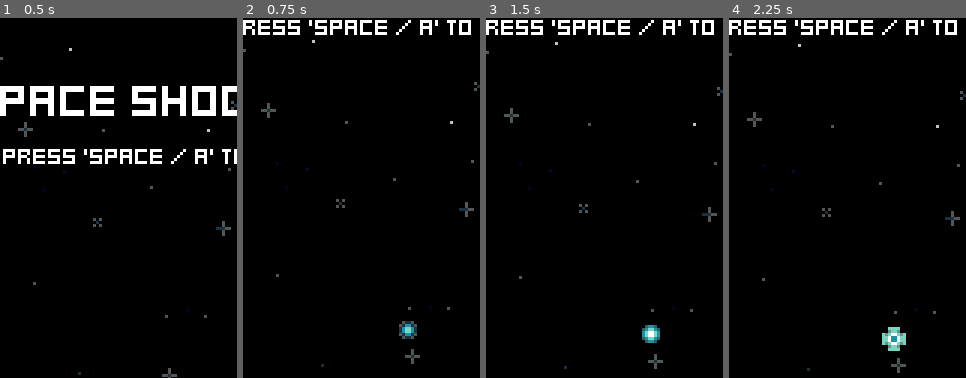
Above: before the commit, frames 1-4 (left to right).
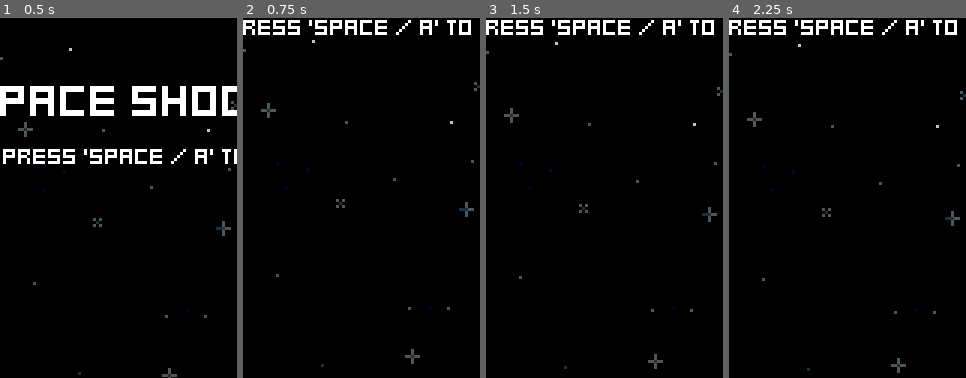
Above: after the commit, the same moments.

Repository: jacristi/godot-space-shooter
Game: Godot game, scene res://ui/menu.tscn
Same seed, same stepped clock (60 frames per second), same inputs: the game is played once before the commit and once after it.
Inputs:
- Up to frame 1 (0.5 s): no input
- Up to frame 2 (0.75 s): tap Space (fire) at 0.5, 0.6 s; hold D (move_right) from 0.53 s (still down)
- Up to frame 3 (1.5 s): tap Space (fire) at 1.25, 1.35 s; release D (move_right) at 1.28 s; hold S (move_down) from 1.28 s (still down)
- Up to frame 4 (2.25 s): tap Space (fire) at 2, 2.1 s; release S (move_down) at 2.03 s; hold D (move_right) from 2.03 s (still down)
The pictures show only the part of the screen within x 17-67%, y 36-86%; the shares and areas given below are measured in that part.

Frame 1 is identical in both runs. In frame 2, 0.3% of the frame differs, in the area x 65-74%, y 84-90%; in frame 3, 0.3%; in frame 4, 0.5%, in the area x 64-75%, y 85-93%.

Commit message:
feat: adjusted spawner and spawn rate

Diff:
--- a/components/spawner_component.gd
+++ b/components/spawner_component.gd
@@ -29,7 +29,7 @@
 
     # Create instance, set its parent and position
     var instance = scene_to_spawn.instantiate()
-    parent.add_child(instance) # TODO figure out call_deferred for this
+    parent.add_child.call_deferred(instance)
     instance.set_deferred("global_position", global_spawn_position)
 
     return instance
--- a/enemies/enemy_generator.gd
+++ b/enemies/enemy_generator.gd
@@ -70,7 +70,7 @@
         handle_enemy_spawn.bind(
             HomingEnemyScene,
             homing_enemy_spawn_timer,
-            120
+            150
             )
         )
 
@@ -113,5 +113,6 @@
             -16
             )
         )
-    var spawn_rate = time_offset / (0.5 + (game_stats.score * 0.01))
-    timer.start()#spawn_rate + randf_range(0.25, 0.5))
+
+    var spawn_rate = time_offset / (0.5 + (game_stats.score * 0.005))
+    timer.start(spawn_rate + randf_range(0.25, 0.5))
--- a/scenes/game.tscn
+++ b/scenes/game.tscn
@@ -8,7 +8,6 @@
 [ext_resource type="PackedScene" uid="uid://di2ph76flv6jj" path="res://pickups/pickup_generator.tscn" id="5_824rs"]
 [ext_resource type="LabelSettings" uid="uid://cjof1qwn8asa1" path="res://fonts/default_label_settings.tres" id="5_tlyl2"]
 [ext_resource type="PackedScene" uid="uid://3etvr5r3lq15" path="res://ui/pause_menu.tscn" id="7_of8lj"]
-[ext_resource type="PackedScene" uid="uid://bn37hg8rvt4in" path="res://pickups/blue_pickup.tscn" id="9_u5spb"]
 
 [node name="Game" type="Node2D"]
 script = ExtResource("1_1juuu")
@@ -36,7 +35,3 @@
 offset_top = 77.0
 offset_right = 81.0
 offset_bottom = 77.0
-
-[node name="BluePickup" parent="." instance=ExtResource("9_u5spb")]
-position = Vector2(82, 189)
-pickup_score = 500
--- a/scripts/game_stats.gd
+++ b/scripts/game_stats.gd
@@ -9,6 +9,7 @@
 
 @export var high_score: int = 0
 
+@export var difficulty_factor := 1
 var player: Node2D
 
 signal score_changed(new_score)
Not shown: 1 places in scenes/game.tscn that only renumber resources
